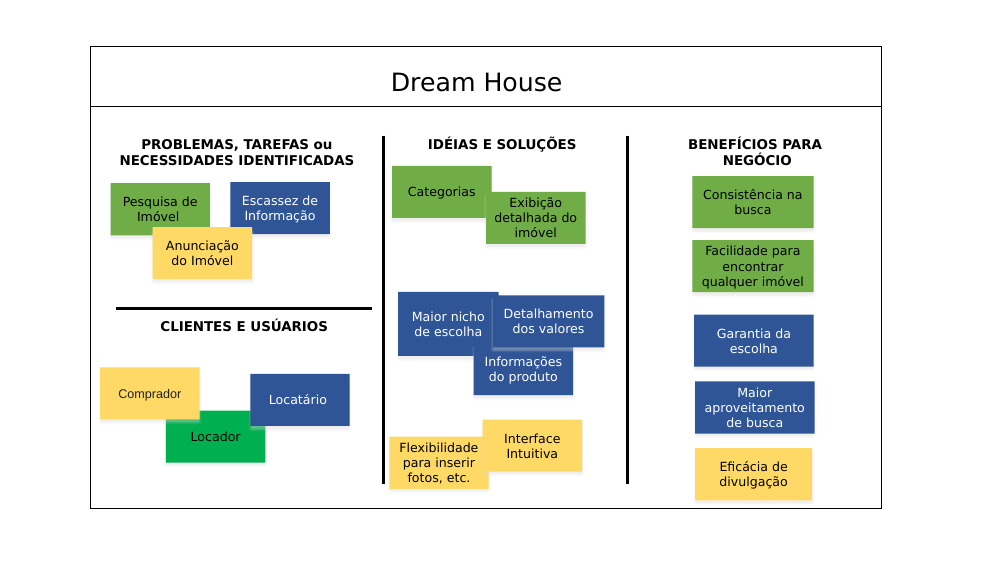
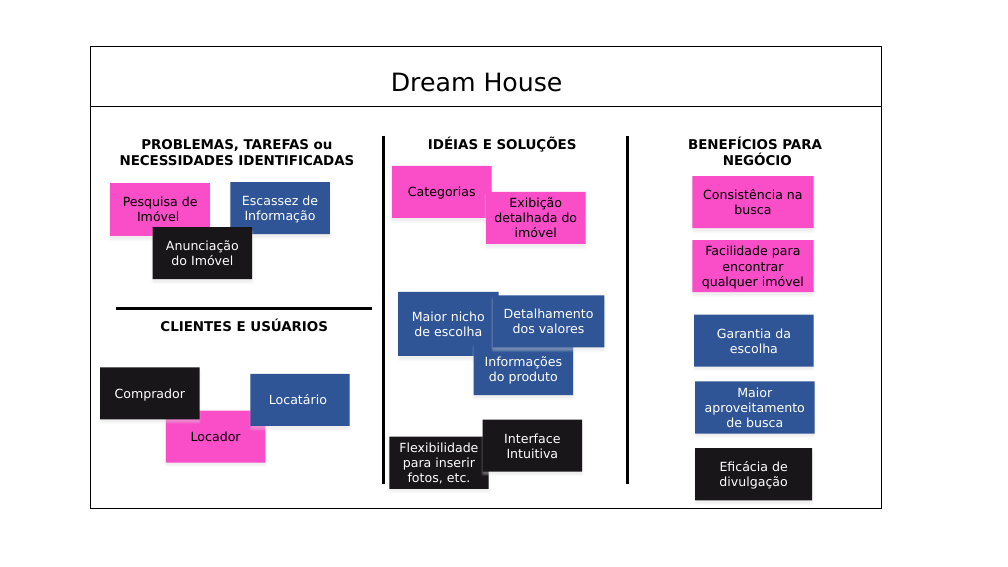
Before and after one commit to Dream-House-Grupo-9/Documentos, a slide deck: slide 1 of SPRINT1/Entregáveis/Lean UX.pptx. Drawn at 1008x567 pixels with LibreOffice and Linux fonts; fonts in the diff are those of the drawing. Boxes give left, top, right and bottom in pixels: in the first picture for what was removed or moved away, otherwise in the second. Text is boxed around its words. In the diff, an @@ line names an element or a change of style, - is before the commit and + after.

```diff
--- a/SPRINT1/Entregáveis/Lean UX.pptx
+++ b/SPRINT1/Entregáveis/Lean UX.pptx
@@ rectangle "Pesquisa de Imóvel" at <box>110,183,210,235</box>: fill #70AD47 to #FA4DC8; outline none to #FA4DC8 1 pt @@
@@ fill #70AD47 to #FA4DC8 in 4 elements at <box>392,166,492,218</box>, <box>486,192,586,244</box>, <box>693,176,814,228</box>, <box>693,240,814,293</box> @@
@@ rectangle "Comprador" at <box>101,368,200,420</box>: font Arial to DejaVu Sans, text colour #202124 to #FFFFFF; fill #FFD966 to #181619 @@
@@ rectangle "Locador" at <box>166,411,266,463</box>: fill #00B050 to #FA4DC8 @@
@@ text colour #000000 to #FFFFFF; fill #FFD966 to #181619 in 4 elements at <box>153,227,253,279</box>, <box>389,437,489,489</box>, <box>482,420,582,472</box>, <box>696,448,813,501</box> @@
```
Also in this commit, not shown: 1 other file.
